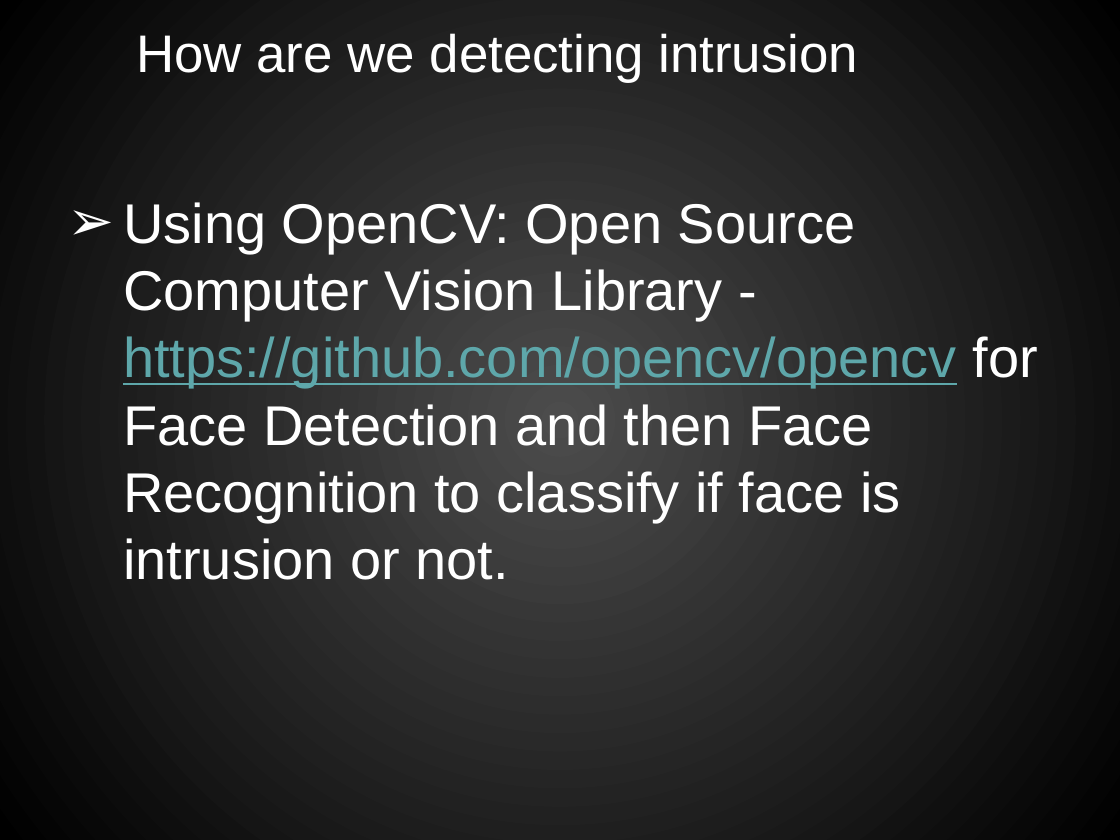
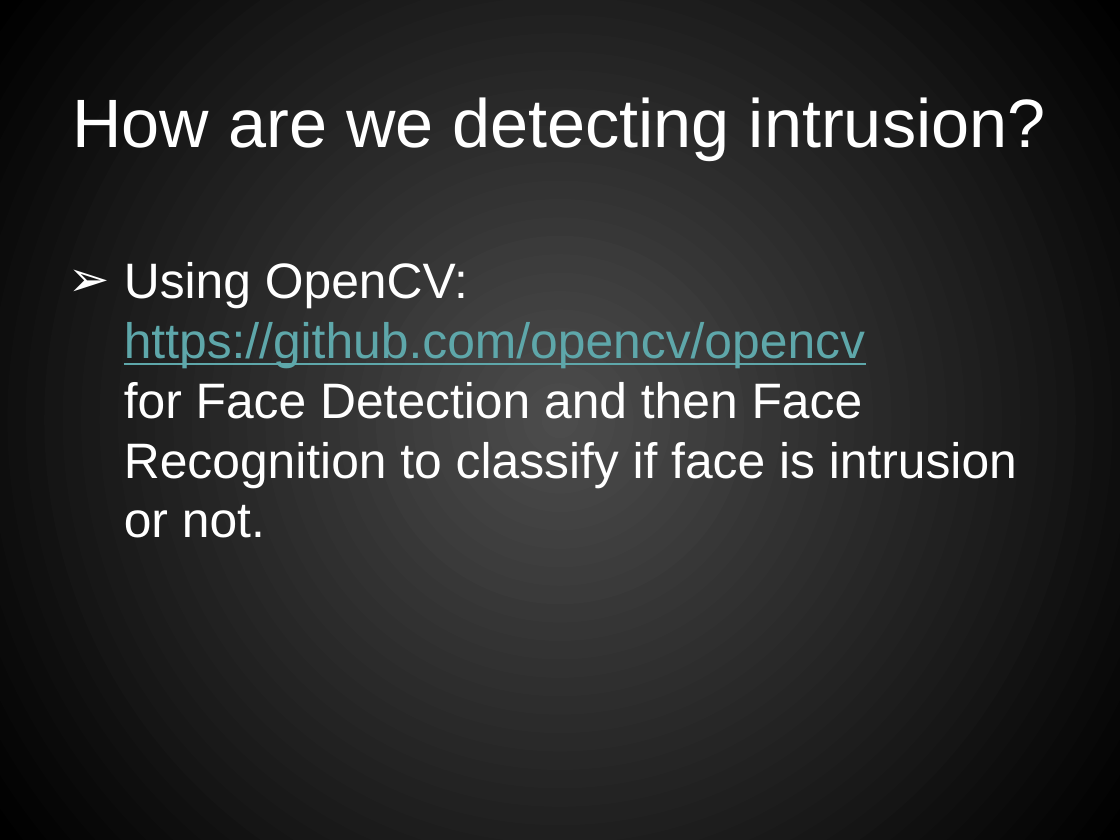
Before and after one commit to I-Stem/hack2020_Team6, a slide deck: slide 8 of Privacy_Eye.pptx (slide 7 before the commit). Drawn at 1120x840 pixels with LibreOffice and Linux fonts; fonts in the diff are those of the drawing. Boxes give left, top, right and bottom in pixels: in the first picture for what was removed or moved away, otherwise in the second. Text is boxed around its words. In the diff, an @@ line names an element or a change of style, - is before the commit and + after.

```diff
--- a/Privacy_Eye.pptx
+++ b/Privacy_Eye.pptx
@@ text at (72,97,1046,160): text changed; size 34 to 44 pt @@
-How are we detecting intrusion
+How are we detecting intrusion?
@@ text at (124,262,1017,538): text changed; size 36 to 32 pt @@
-➢ Using OpenCV: Open Source Computer Vision Library - https://github.com/opencv/opencv for Face Detection and then Face Recognition to classify if face is intrusion or not.
+➢ Using OpenCV: https://github.com/opencv/opencv for Face Detection and then Face Recognition to classify if face is intrusion or not.
```
Also in this commit, not shown: 5 other slides changed, 3 slides added, 1 slide removed.
